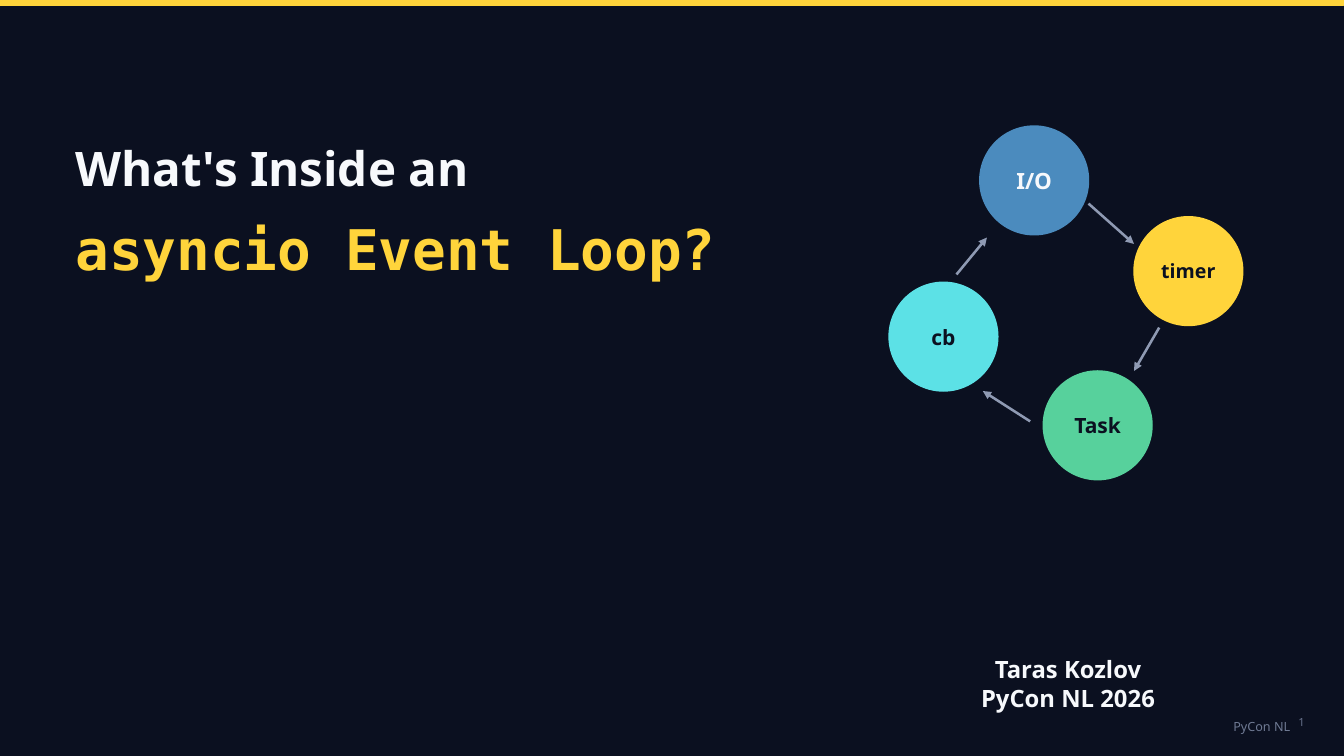
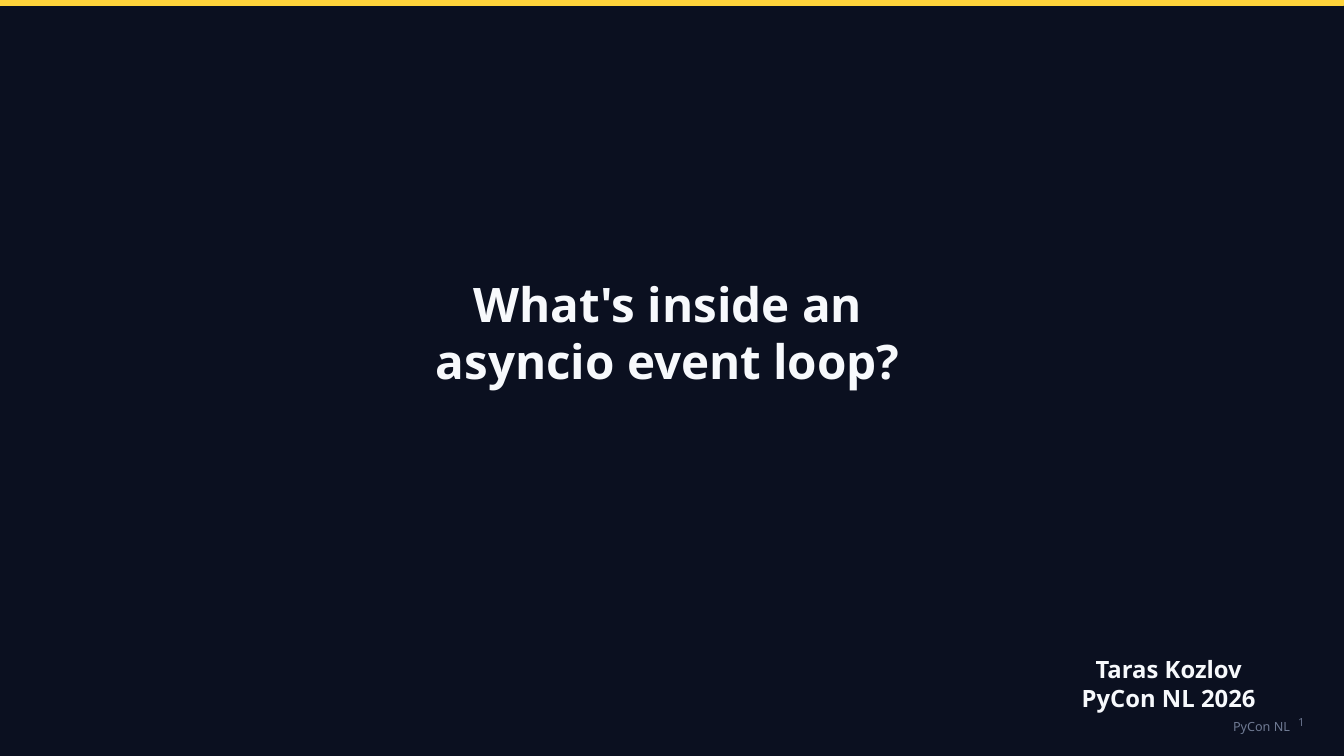
Before and after one commit to tarasko/eduloop, a slide deck: slide 1 of slides/TarasKozlov_AsyncioLoop.pptx. Drawn at 1344x756 pixels with LibreOffice and Linux fonts; fonts in the diff are those of the drawing. Boxes give left, top, right and bottom in pixels: in the first picture for what was removed or moved away, otherwise in the second. Text is boxed around its words. In the diff, an @@ line names an element or a change of style, - is before the commit and + after.

Commit message:
Update slides

```diff
--- a/slides/TarasKozlov_AsyncioLoop.pptx
+++ b/slides/TarasKozlov_AsyncioLoop.pptx
@@ ellipse removed at (980, 126, 1089, 235) @@
@@ text removed at (1016, 173, 1052, 189) @@
-I/O
@@ arrow removed from (1089, 204) to (1134, 244) @@
@@ text removed at (76, 224, 715, 281) @@
-asyncio Event Loop?
@@ arrow removed from (957, 274) to (987, 238) @@
@@ ellipse removed at (1134, 217, 1243, 326) @@
@@ text removed at (1161, 263, 1215, 279) @@
-timer
@@ text at (436, 286, 899, 391): text changed @@
-What's Inside an
+What's inside an
+asyncio event loop?
@@ ellipse removed at (889, 282, 998, 391) @@
@@ text removed at (931, 329, 955, 345) @@
-cb
@@ arrow removed from (1159, 328) to (1134, 371) @@
@@ ellipse removed at (1044, 371, 1152, 480) @@
@@ arrow removed from (1030, 421) to (983, 391) @@
@@ text removed at (1074, 417, 1121, 433) @@
-Task
@@ text "Taras Kozlov": place and size @@
-text "Taras Kozlov" at (981, 660, 1155, 713)
+text "Taras Kozlov" at (1082, 660, 1256, 713)
```
Also in this commit, not shown: 8 other slides changed, 1 slide added, 1 slide removed, 6 other files.
